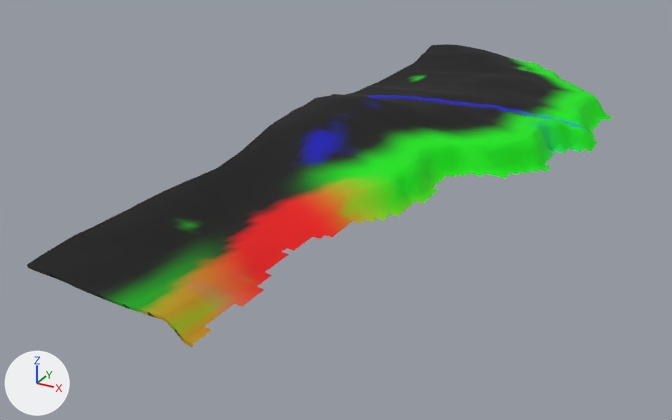
A saved change to the glTF model dushanbe_city/assets/terrain/coast_400_0_400.glb.
Before and after are seen from a camera (50 mm lens) standing at (665.0, -630.0, 178.0) and looking at (447.0, -233.0, -20.0). Arrows for +X, +Y and +Z are at lower left; the lights stay in place. The first picture is the older version. Vertices at exactly the same position are counted once.

The older version as bpy lines, for what is in view:
```python
me_terrain = bpy.data.meshes.new('terrain')
me_terrain.from_pydata(...)  # 3001 vertices, 5706 faces; spans x -200.0..-48.0, y -200.0..200.0, z -5.0..22.0
me_terrain.materials.append(mat_terrain)
ob_terrain = bpy.data.objects.new('terrain', me_terrain)
ob_terrain.location = (600.0, -200.0, 0.0)
```
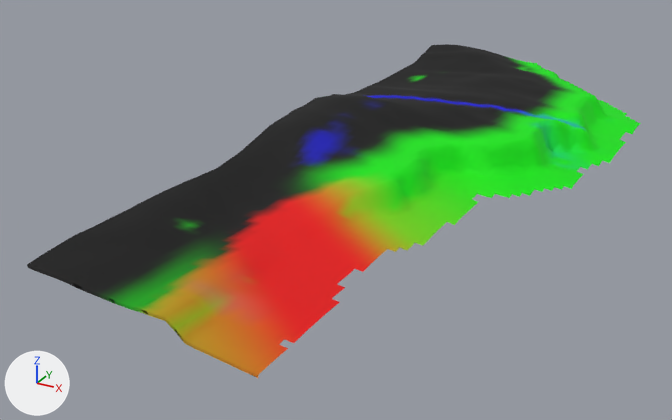
Location of each change, (x1, y1, x2, y2) in pixels of the pictures (672 x 420 px):
```json
{"object": "terrain", "change": "reshaped", "before": [27, 44, 612, 348], "after": [27, 44, 641, 378], "on screen": "10% taller"}
{"part": 1, "of": "me_terrain", "change": "added", "after": [193, 100, 641, 378]}
```

Edits to the scene script, one JSON object a line:
```json
{"block": "me_terrain", "where": "# used by ob_terrain; location = (600.0, -200.0, 0.0)"}
{"op": "remove", "block": "me_terrain", "code": "me_terrain.from_pydata(...)  # 3001 vertices, 5706 faces; spans x -200.0..-48.0, y -200.0..200.0, z -5.0..22.0"}
{"op": "add", "block": "me_terrain", "code": "me_terrain.from_pydata(...)  # 3613 vertices, 6928 faces; spans x -200.0..-36.0, y -200.0..200.0, z -8.0..22.0"}
{"block": "me_terrain", "change": "me_terrain part 1: 612 vertices added at x -124.0..-36.0, y -200.0..200.0, z -8.0..-3.0"}
```
